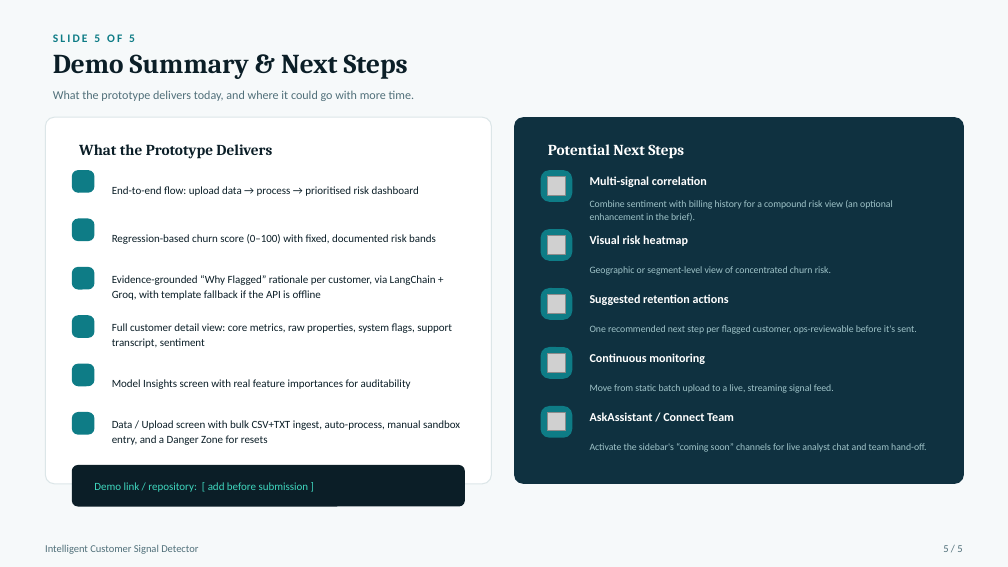
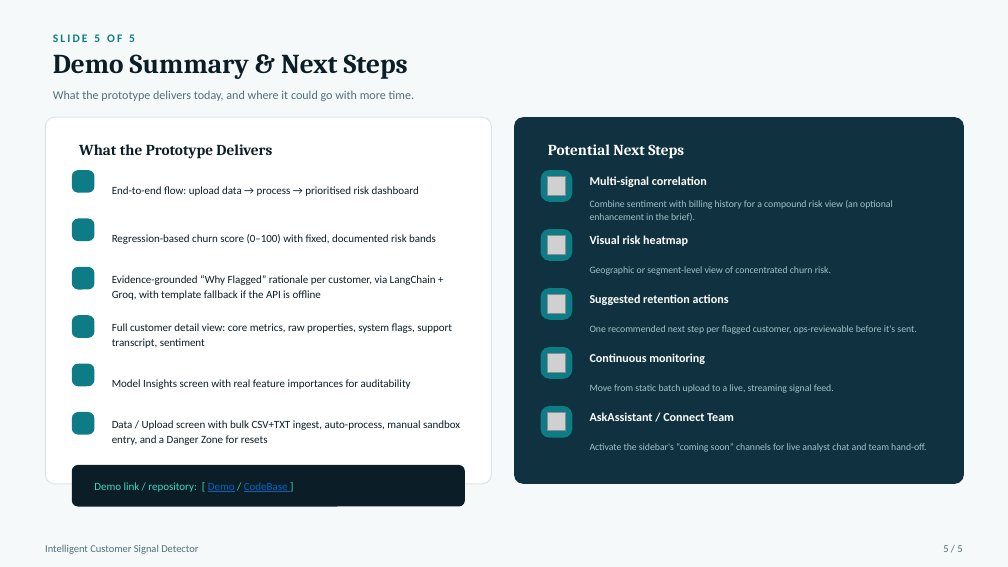
Before and after one commit to sAI-2025/Intelligent-Customer-Signal-Detector, a slide deck: slide 5 of Intelligent_Customer_Signal_Detector_Deck1.pptx. Drawn at 1008x567 pixels with LibreOffice and Linux fonts; fonts in the diff are those of the drawing; grey boxes stand for pictures; background and template pictures are left out. Boxes give left, top, right and bottom in pixels: in the first picture for what was removed or moved away, otherwise in the second. Text is boxed around its words. In the diff, an @@ line names an element or a change of style, - is before the commit and + after.

```diff
--- a/Intelligent_Customer_Signal_Detector_Deck1.pptx
+++ b/Intelligent_Customer_Signal_Detector_Deck1.pptx
@@ text at [94,482,288,492]: text changed @@
-Demo link / repository: [ add before submission ]
+Demo link / repository: [ Demo / CodeBase ]
```
Also in this commit, not shown: 1 other slide changed, 56 other files.
